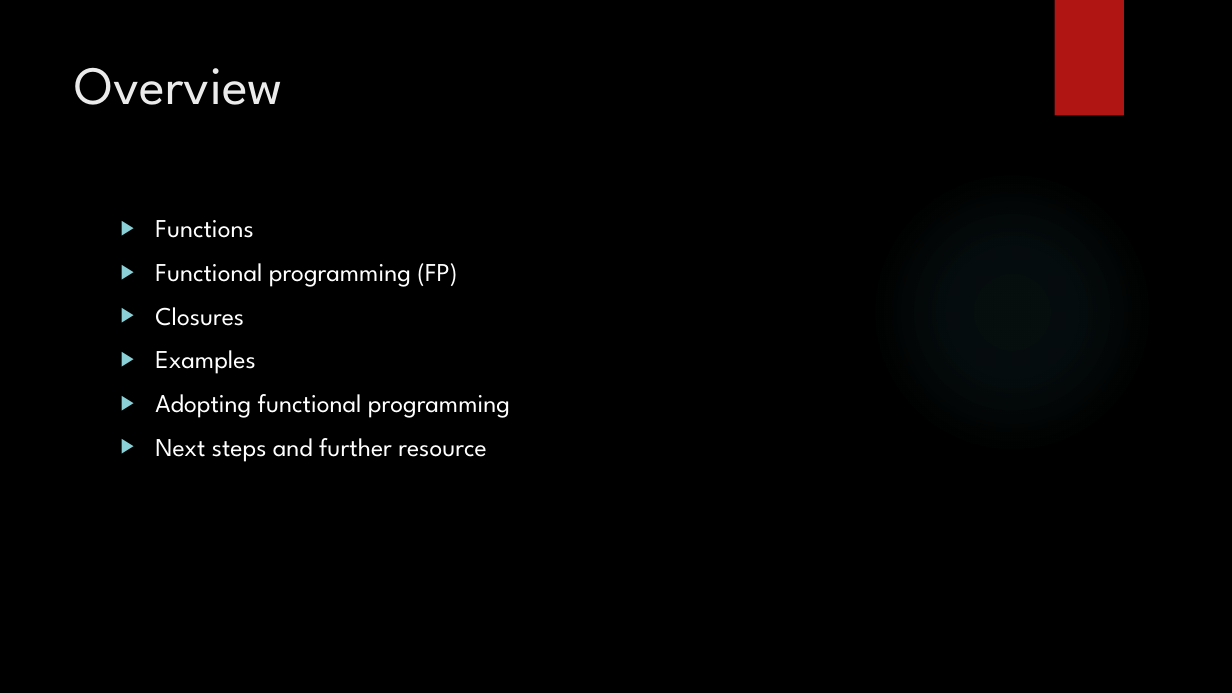
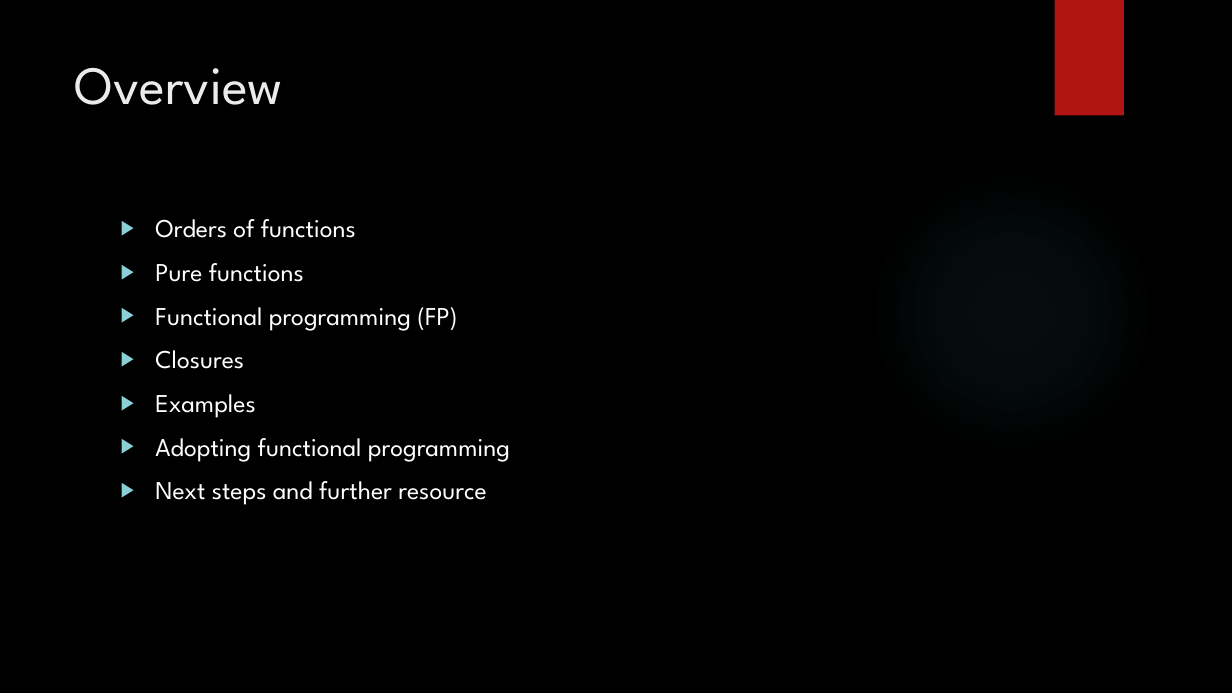
Before and after one commit to dennisdietrich/FpWithCSharp, a slide deck: slide 2 of doc/Introduction to FP with C#.pptx. Drawn at 1232x693 pixels with LibreOffice and Linux fonts; fonts in the diff are those of the drawing; background and template pictures are left out. Boxes give left, top, right and bottom in pixels: in the first picture for what was removed or moved away, otherwise in the second. Text is boxed around its words. In the diff, an @@ line names an element or a change of style, - is before the commit and + after.

Commit message:
Added a few (halfbaked) slides about functions

```diff
--- a/doc/Introduction to FP with C#.pptx
+++ b/doc/Introduction to FP with C#.pptx
@@ text at (155, 219, 356, 282): text changed @@
-▶ Functions
+▶ Orders of functions
+▶ Pure functions
```
Also in this commit, not shown: 4 other slides changed, 5 slides added.
